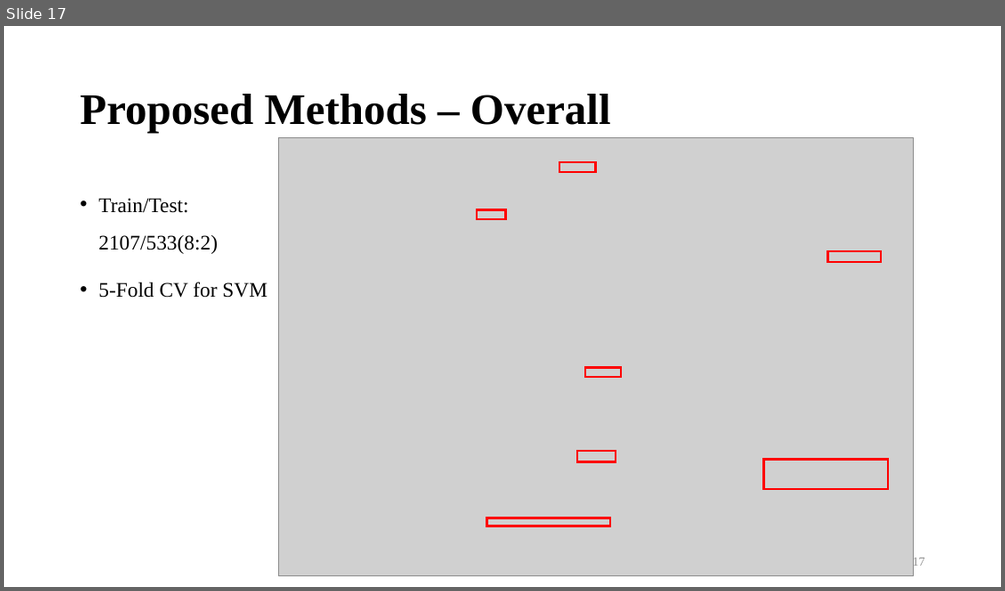
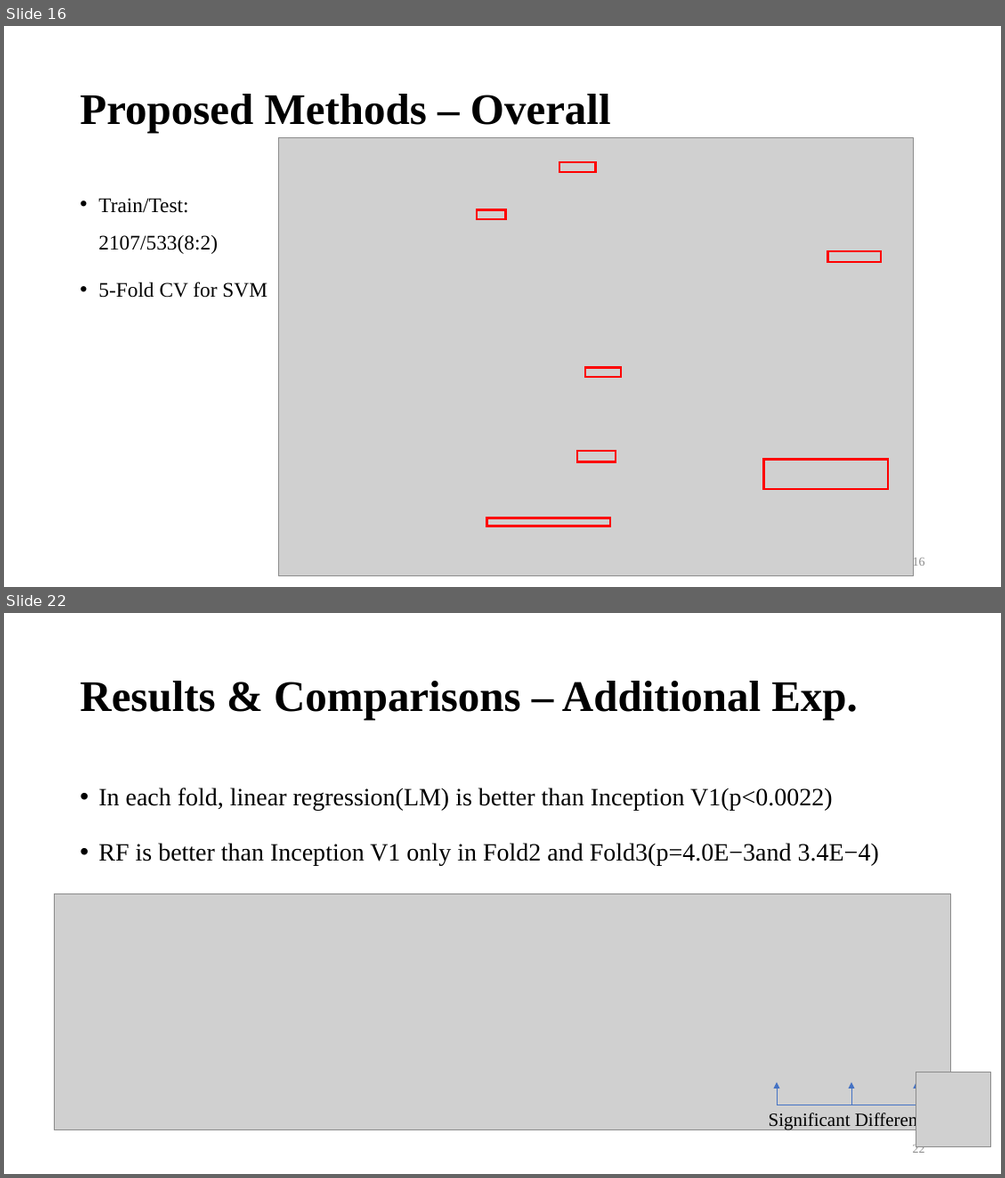
Before and after one commit to bernie6401/NTU_ML, a slide deck: Final Project/Final Paper/HO-Ensemble Learning for Brain Age Prediction.pptx. Shown one above the other, each under a label of ours: slide 17 before the commit, slides 16 and 22 after it; the slides between them are not shown. The pictures are 1005x591 and 1005x1178 pixels, drawn with LibreOffice and Linux fonts; fonts in the diff are those of the drawing; grey boxes stand for pictures; background and template pictures are left out. Boxes give left, top, right and bottom in pixels: in the first picture for what was removed or moved away, otherwise in the second. Text is boxed around its words. In the diff, an @@ line names an element or a change of style, - is before the commit and + after.

```diff
--- a/Final Project/Final Paper/HO-Ensemble Learning for Brain Age Prediction.pptx
+++ b/Final Project/Final Paper/HO-Ensemble Learning for Brain Age Prediction.pptx
@@ slide 22 added at box(4, 613, 1001, 1174), background #FFFFFF @@
@@ title added at box(80, 681, 858, 720), 42 pt, text #000000, bold @@
+Results & Comparisons – Additional Exp.
@@ text added at box(98, 787, 879, 866), 24 pt, text #000000 @@
+• In each fold, linear regression(LM) is better than Inception V1(p<0.0022)
+• RF is better than Inception V1 only in Fold2 and Fold3(p=4.0E−3and 3.4E−4)
@@ picture added at box(54, 893, 952, 1130) @@
@@ group added at box(769, 1072, 990, 1147): 3 arrows, 1 line, 1 text, 1 picture @@
+Significant Difference
@@ page number added at box(913, 1143, 925, 1152), 12 pt, text #8C8C8C @@
+22
@@ what was slide 17 is now slide 16 @@
@@ page number at box(913, 556, 925, 568): text changed @@
-17
+16
```
Also in this commit, not shown: 6 slides changed, 5 other slides added, 1 other file.
